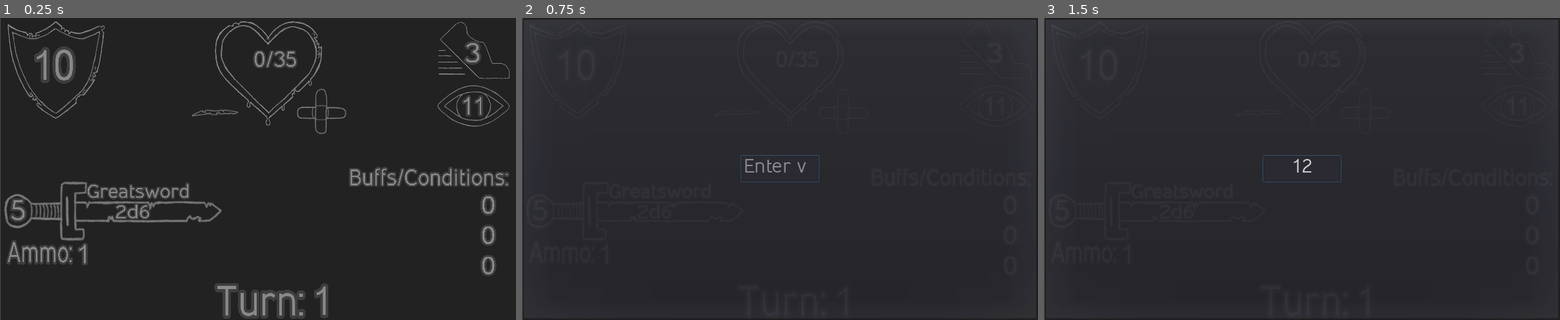
Above: before the commit, frames 1-3 (left to right).
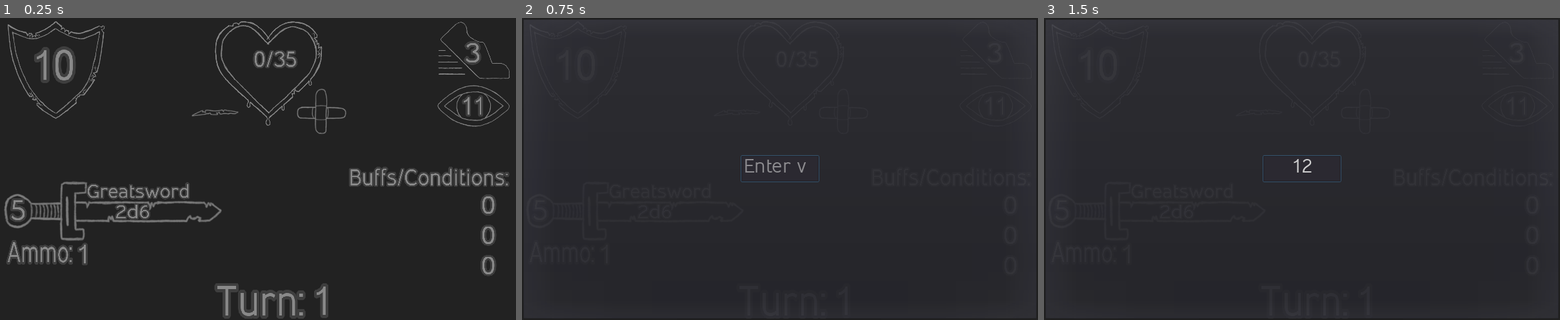
Above: after the commit, the same moments.

Repository: Vargdidan/CombatMate
Game: Godot game, scene res://Combat.tscn
Two runs of this game, one before a commit and one after it. Both use one fixed random seed, a clock stepped at 60 frames per second and the inputs below.
Inputs (mouse positions are in pixels of both pictures, inside the frame that each line leads up to):
- Up to frame 1 (0.25 s): no input
- Up to frame 2 (0.75 s): click (578, 69) at 0.52 s
- Up to frame 3 (1.5 s): click (1302, 169) at 1.27 s; type "12" at 1.35 s

The runs differ from the first frame. In frame 1, 0.1% of the frame differs, in the area x 0-1%, y 0-100%; in frame 2, 0.1%; in frame 3, 0.1%.

Commit message:
Adjust background

Diff:
--- a/DungeonMate/Combat.tscn
+++ b/DungeonMate/Combat.tscn
@@ -30,12 +30,10 @@
 script = ExtResource( 1 )
 
 [node name="Background" type="Node2D" parent="."]
-editor/display_folded = true
-position = Vector2( -1.10183, 0 )
 
 [node name="blank" type="Sprite" parent="Background"]
 modulate = Color( 0.137255, 0.137255, 0.137255, 1 )
-position = Vector2( 513.959, 300.009 )
+position = Vector2( 512, 300 )
 texture = ExtResource( 2 )
 
 [node name="AC" type="Node2D" parent="."]
@@ -68,7 +66,6 @@
 [node name="HP" type="Node2D" parent="." groups=[
 "Persist",
 ]]
-editor/display_folded = true
 script = ExtResource( 6 )
 
 [node name="TextureProgress" type="TextureProgress" parent="HP"]
